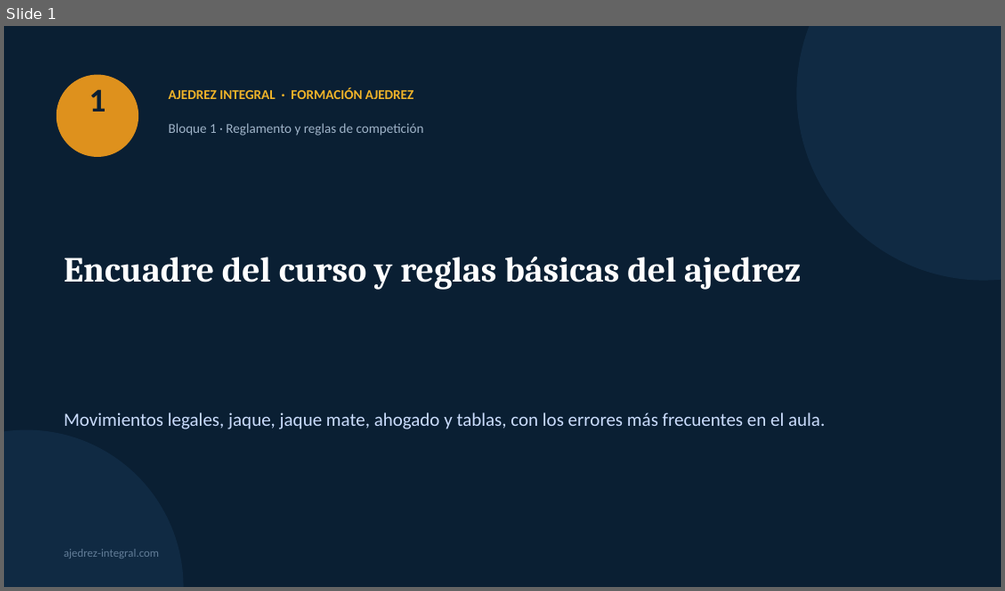
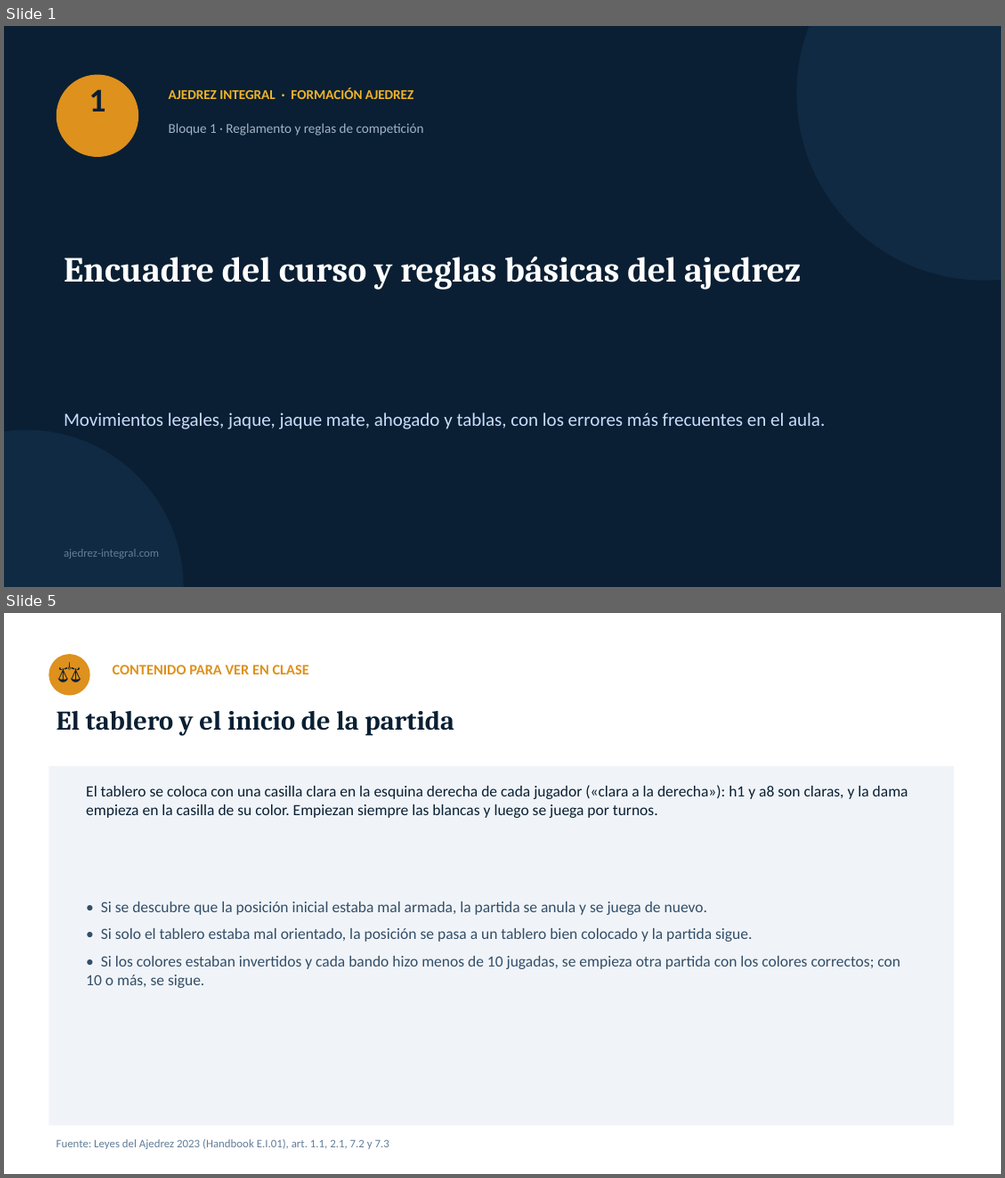
Before and after one commit to GMpupilo2026/Pagina-Completa, a slide deck: cursos/recursos/formacion-ajedrez/01-encuadre-y-reglas-basicas.pptx. Shown one above the other, each under a label of ours: slide 1 before the commit, slides 1 and 5 after it; the slides between them are not shown. The pictures are 1005x591 and 1005x1178 pixels, drawn with LibreOffice and Linux fonts; fonts in the diff are those of the drawing. Boxes give left, top, right and bottom in pixels: in the first picture for what was removed or moved away, otherwise in the second. Text is boxed around its words. In the diff, an @@ line names an element or a change of style, - is before the commit and + after.

```diff
--- a/cursos/recursos/formacion-ajedrez/01-encuadre-y-reglas-basicas.pptx
+++ b/cursos/recursos/formacion-ajedrez/01-encuadre-y-reglas-basicas.pptx
@@ slide 5 added at box(4, 613, 1001, 1174), background #FFFFFF @@
@@ ellipse added at box(48, 654, 90, 695), fill #DE911D @@
@@ text added at box(48, 654, 90, 695), 20 pt, text #0A1F33 @@
+⚖
@@ text added at box(113, 665, 309, 674), 14 pt, text #DE911D, bold @@
+CONTENIDO PARA VER EN CLASE
@@ text added at box(57, 711, 454, 735), 26 pt, text #0A1F33, bold @@
+El tablero y el inicio de la partida
@@ rectangle added at box(48, 766, 954, 1126), fill #F0F4F8 @@
@@ text added at box(86, 785, 908, 818), 15 pt, text #0A1F33 @@
+El tablero se coloca con una casilla clara en la esquina derecha de cada jugador («clara a la derecha»): h1 y a8 son claras, y la dama empieza en la casilla de su color. Empiezan siempre las blancas y luego se juega por turnos.
@@ text added at box(86, 901, 900, 988), 15 pt, text #334E68 @@
+• Si se descubre que la posición inicial estaba mal armada, la partida se anula y se juega de nuevo.
+• Si solo el tablero estaba mal orientado, la posición se pasa a un tablero bien colocado y la partida sigue.
+• Si los colores estaban invertidos y cada bando hizo menos de 10 jugadas, se empieza otra partida con los colores correctos; con 10 o más, se sigue.
@@ text added at box(57, 1139, 389, 1149), 11 pt, text #627D98 @@
+Fuente: Leyes del Ajedrez 2023 (Handbook E.I.01), art. 1.1, 2.1, 7.2 y 7.3
```
Also in this commit, not shown: 1 slide changed, 24 other slides added, 4 slides removed, 28 other files.
